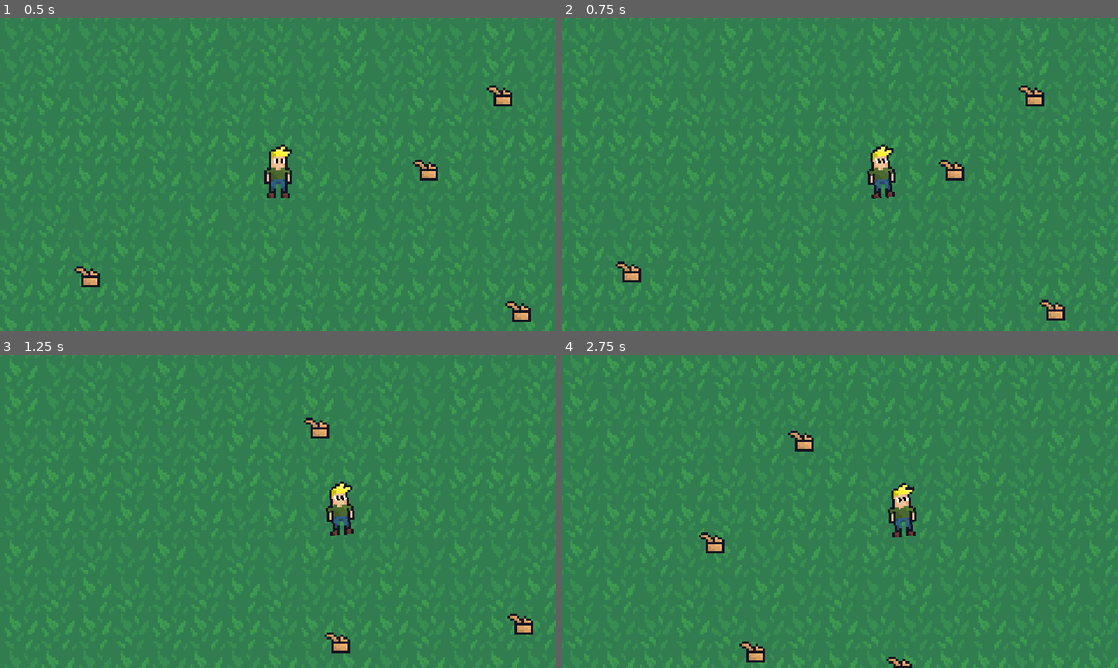
Above: before the commit, frames 1-4 (two rows, left to right).
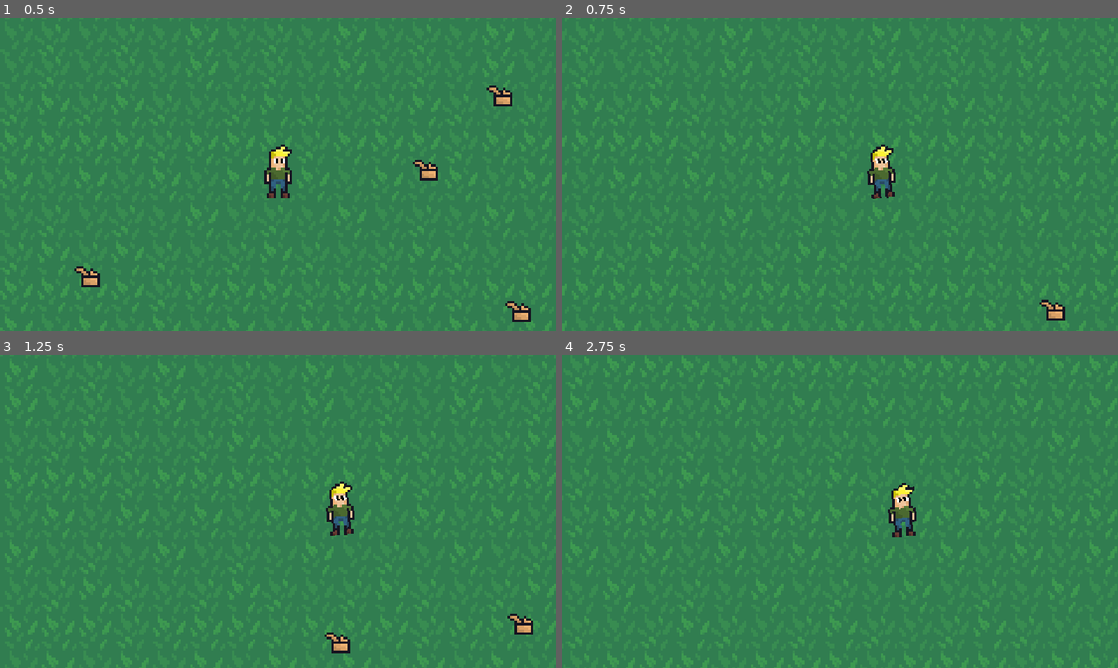
Above: after the commit, the same moments.

Repository: Zacharger0/Clean-Up-The-Town
Game: Godot game, scene res://world/world.tscn
Two runs of this game, one before a commit and one after it. Both use one fixed random seed, a clock stepped at 60 frames per second and the inputs below.
Inputs:
- Up to frame 1 (0.5 s): no input
- Up to frame 2 (0.75 s): tap Enter (ui_accept) at 0.5 s; hold D (right) from 0.53 s (still down); hold Enter (ui_accept) from 0.53 s (still down)
- Up to frame 3 (1.25 s): keep holding D (right); keep holding Enter (ui_accept)
- Up to frame 4 (2.75 s): release D (right) at 1.28 s; release Enter (ui_accept) at 1.28 s; hold S (down) 1.28-2.03 s; tap Enter (ui_accept) at 1.35, 1.52, 1.82 s; hold D (right) from 2.03 s (still down); hold Enter (ui_accept) from 2.03 s (still down)

Frame 1 is identical in both runs. In frame 2, 0.6% of the frame differs, in the area x 9-87%, y 21-85%; in frame 3, 0.2%; in frame 4, 0.7%, in the area x 24-63%, y 24-100%.

Commit message:
added coyote time for vacuum

Diff:
--- a/trash/cardboard_box.gd
+++ b/trash/cardboard_box.gd
@@ -2,9 +2,12 @@
 
 signal trash_collected
 
-var move_speed = 50.0  # SPEED THAT TRASH MOVES TO PLAYER
+var move_speed = 500.0  # SPEED THAT TRASH MOVES TO PLAYER
 var activation_distance = 100.0  # MAX DISTANCE FOR MAGNET EFFECT
 var player: CharacterBody2D
+var coyote_time = 2.0  # HOW LONG MAGNET LASTS AFTER RELEASE
+var coyote_timer = 0.0  # TRACKS COYOTE TIME LEFT
+var is_magnet_active = false  # CONTROLS MAGNET STATE
 
 func _ready() -> void:
 	# CONNECTS body_entered SIGNAL
@@ -19,15 +22,22 @@
 	if player:
 		# CALCULATE DISTANCE TO PLAYER
 		var distance = global_position.distance_to(player.global_position)
-		# CHECKS IF SPACEBAR IS HELD DOWN /AND/ TRASH IS IN RANGE
+		# CHECKS IF SPACEBAR IS HELD /AND/ TRASH IN RANGE
 		if Input.is_action_pressed("ui_accept") and distance < activation_distance:
-			# CALCULATES DIRECTION TOWARD PLAYER
+			is_magnet_active = true
+			coyote_timer = coyote_time  # RESET COYOTE TIME
+		elif coyote_timer > 0.0 and distance < activation_distance:
+			is_magnet_active = true  # KEEP MAGNET ON DURING COYOTE
+			coyote_timer -= delta  # DECREASE TIMER
+		else:
+			is_magnet_active = false  # TURN OFF MAGNET
+
+		# MOVE TO PLAYER IF MAGNET ACTIVE
+		if is_magnet_active:
 			var direction = (player.global_position - global_position).normalized()
-			# MOVES TO PLAYER
 			position += direction * move_speed * delta
 
 func _on_body_entered(body: Node) -> void:
 	if body is CharacterBody2D:
 		trash_collected.emit()
-
 		queue_free()
